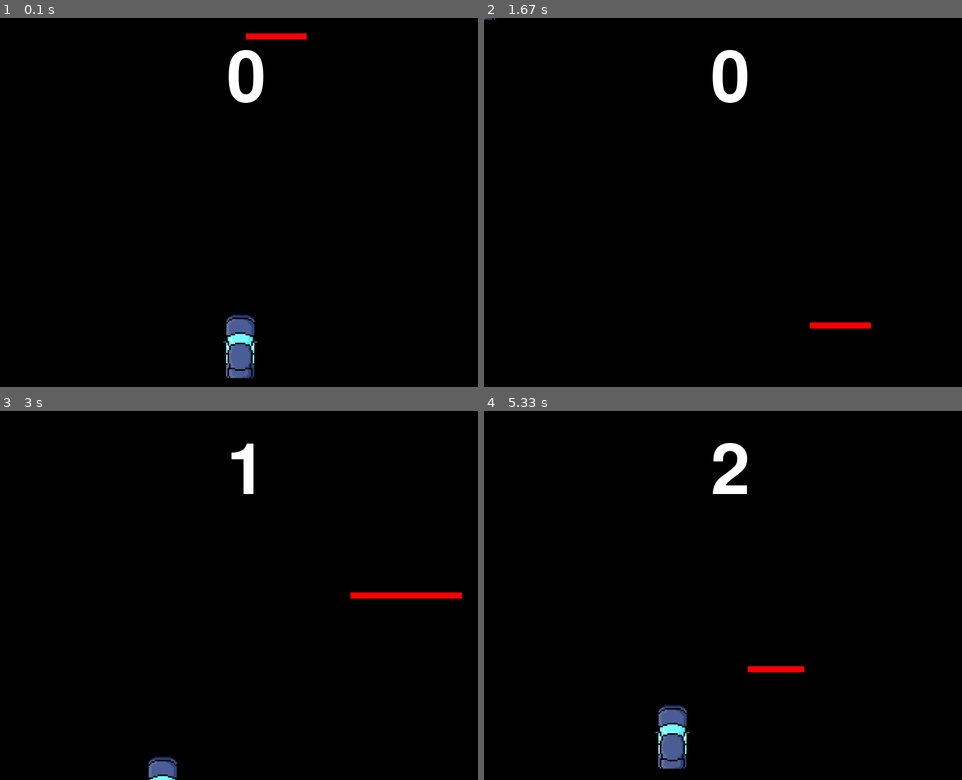
Above: before the commit, frames 1-4 (two rows, left to right).
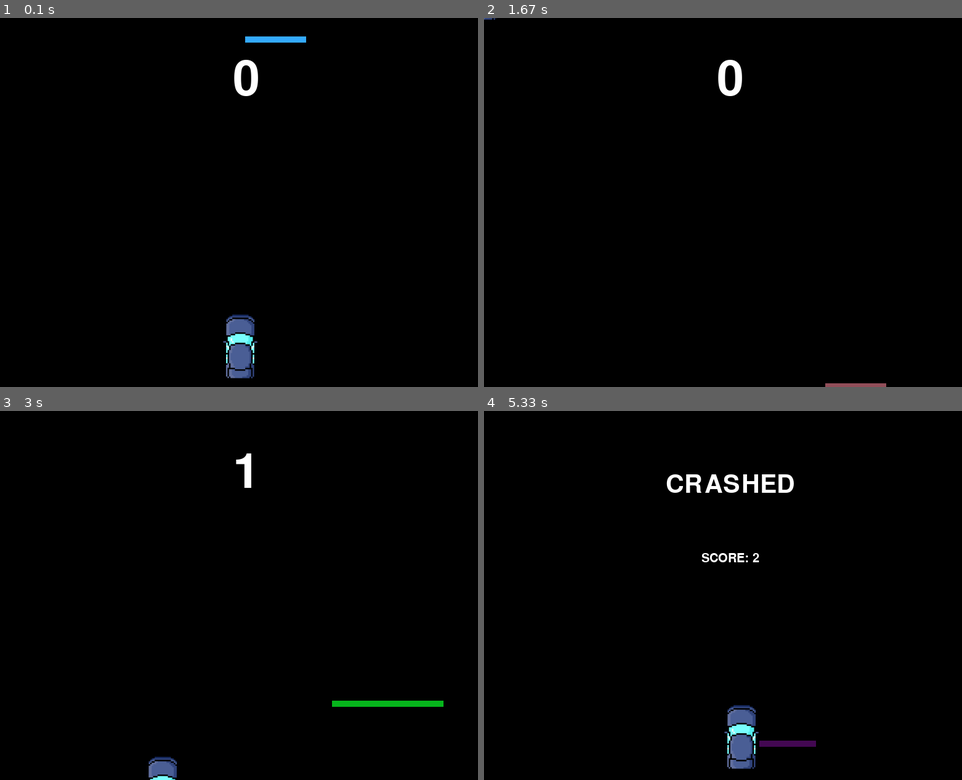
Above: after the commit, the same moments.

Repository: MANAPOrkun/Basic_Pygame
Game: pygame game, started from CarGame/cargame.py
Two runs of this game, one before a commit and one after it. Both use one fixed random seed, a clock stepped at 60 frames per second and the inputs below.
Inputs:
- Up to frame 1 (0.1 s): no input
- Up to frame 2 (1.67 s): hold A 0.33-0.87 s; hold S 0.9-1.2 s; hold A 1.23-1.63 s
- Up to frame 3 (3 s): hold W 1.67-2.03 s; hold D 2.07-2.7 s; hold S from 2.73 s (still down)
- Up to frame 4 (5.33 s): release S at 3.1 s; hold A 3.13-3.6 s; hold D 3.63-4.1 s; hold W 4.13-4.43 s; hold D 4.47-4.93 s; hold A from 4.97 s (still down)

The runs differ from the first frame. In frame 1, 1.0% of the frame differs, in the area x 47-65%, y 4-23%; in frame 2, 1.0%; in frame 3, 1.0%; in frame 4, 3.4%, in the area x 35-70%, y 8-97%.

Commit message:
Update cargame.py

Diff:
--- a/CarGame/cargame.py
+++ b/CarGame/cargame.py
@@ -5,7 +5,6 @@
 pygame.init()
 width = 800
 height = 600
-
 
 black = (0, 0, 0)
 white = (255, 255, 255)
@@ -16,6 +15,7 @@
 gameDisplay = pygame.display.set_mode((width, height))
 pygame.display.set_caption("Car Game")
 clock = pygame.time.Clock()
+
 sound_score1 = pygame.mixer.Sound("piano1.wav")
 sound_score2 = pygame.mixer.Sound("piano2.wav")
 sound_score3 = pygame.mixer.Sound("piano3.wav")
@@ -43,24 +43,27 @@
     return text_surface, text_surface.get_rect()
 
 
-def message_display(text, position,size):
-    large_text = pygame.font.Font('freesansbold.ttf', size)
+def message_display(text, position, size):
+    large_text = pygame.font.Font(None, size)
     text_surf, text_rect = text_objects(text, large_text, white)
     text_rect.center = position
     gameDisplay.blit(text_surf, text_rect)
     pygame.display.update()
 
 
-def crash():
-    message_display("CRASHED", ((width * 0.5), (height * 0.5)),115)
+def crash(score):
+    message_display("CRASHED", ((width * 0.5), (height * 0.2)), 60)
+    message_display("SCORE: " + str(score), ((width * 0.5), (height * 0.4)), 30)
     time.sleep(1)
     run()
+
 
 def sound(decision):
     if decision == 0:
         sound_score1.play()
     elif decision == 1:
         sound_score2.play()
+
 
 def run():
     score = 0
@@ -69,7 +72,7 @@
     car_x_change = 0
     car_y_change = 0
 
-    thing_speed = 5
+    thing_speed = 6
 
     thing1_start_x = random.randrange(0, width)
     thing1_start_y = 0
@@ -103,37 +106,44 @@
                     car_y_change = 7
 
             if event.type == pygame.KEYUP:
-                if event.key == pygame.K_a or event.key == pygame.K_d:
+                if event.key == pygame.K_d or event.key == pygame.K_a:
                     car_x_change = 0
                 if event.key == pygame.K_s or event.key == pygame.K_w:
                     car_y_change = 0
 
-        car_x += car_x_change
-        car_y += car_y_change
+        if score < 15 or score > 17:
+            car_x += car_x_change
+            car_y += car_y_change
+        else:
+            message_display("KEYS ARE CHANGED",(width/2,height-50),50)
+            car_x -= car_x_change
+            car_y -= car_y_change
 
         gameDisplay.fill(black)
 
-        thing1(thing1_start_x, thing1_start_y, thing1_width, thing1_height, red)
+        block_color = (random.randrange(0, 255), random.randrange(0, 255), random.randrange(0, 255))
+
+        thing1(thing1_start_x, thing1_start_y, thing1_width, thing1_height, block_color)
         thing1_start_y += thing_speed
         thing1_start_x += (thing_speed * [-1, 1][random.randrange(2)])
 
         if score > 4:
-            thing2(thing2_start_x, thing2_start_y, thing2_width, thing2_height, blue)
+            thing2(thing2_start_x, thing2_start_y, thing2_width, thing2_height, block_color)
             thing2_start_x += thing_speed
             thing2_start_y += (thing_speed * [-1, 1][random.randrange(2)])
 
         if score == 5:
-            thing_speed = 7
+            thing_speed = 5
             sound_score3.play()
 
         if score == 10:
-            thing_speed = 8
+            thing_speed = 6
             sound_score4.play()
 
         car(car_x, car_y)
 
-        if car_x == width:
-            car_x = -10
+        if car_x > width:
+            car_x = -50
         if car_x + car_width < 0:
             car_x = width - 10
         if car_y > height:
@@ -146,40 +156,40 @@
             thing1_start_y = 0
             thing1_start_x = random.randrange(0, width)
             score += 1
-            thing_speed += 0.1
+            thing_speed += 0.05
             sound(random.randrange(2))
 
         if thing2_start_x > width:
-            thing2_height = random.randrange(50,200)
+            thing2_height = random.randrange(50, 200)
             thing2_start_y = random.randrange(0, height)
             thing2_start_x = 0
             score += 1
-            thing_speed += 0.1
+            thing_speed += 0.05
             sound(random.randrange(2))
 
         if car_x <= thing1_start_x <= car_width + car_x or car_x <= thing1_start_x + thing1_width <= car_x + car_width:
             if car_y <= thing1_start_y <= car_height + car_y \
                     or car_y <= thing1_start_y + thing1_height <= car_y + car_height:
-                crash()
+                crash(score)
 
         if thing1_start_x <= car_x <= thing1_start_x + thing1_width \
                 or thing1_start_x <= car_x + car_width <= thing1_start_x + thing1_width:
             if thing1_start_y <= car_y <= thing1_height + thing1_start_y \
                     or thing1_start_y <= car_y + car_height <= thing1_height + thing1_start_y:
-                crash()
+                crash(score)
 
         if car_x <= thing2_start_x <= car_width + car_x or car_x <= thing2_start_x + thing2_width <= car_x + car_width:
             if car_y <= thing2_start_y <= car_height + car_y \
                     or car_y <= thing2_start_y + thing2_height <= car_y + car_height:
-                crash()
+                crash(score)
 
         if thing2_start_x <= car_x <= thing2_start_x + thing2_width \
                 or thing2_start_x <= car_x + car_width <= thing2_start_x + thing2_width:
             if thing2_start_y <= car_y <= thing2_height + thing2_start_y \
                     or thing2_start_y <= car_y + car_height <= thing2_height + thing2_start_y:
-                crash()
+                crash(score)
 
-        message_display(score, (width/2, 100),115)
+        message_display(score, (width / 2, 100), 115)
         pygame.display.update()
         clock.tick(60)
 
